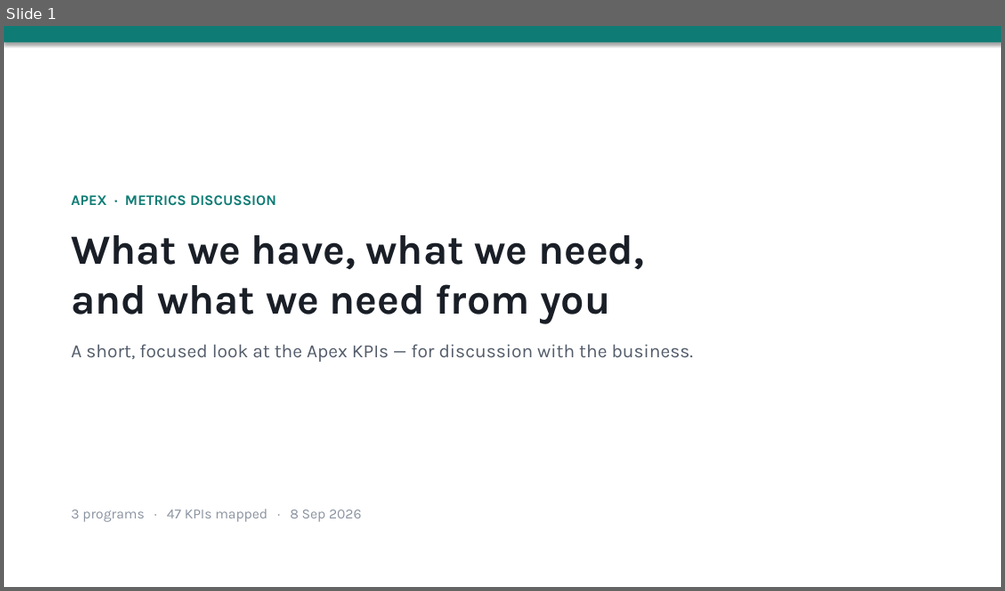
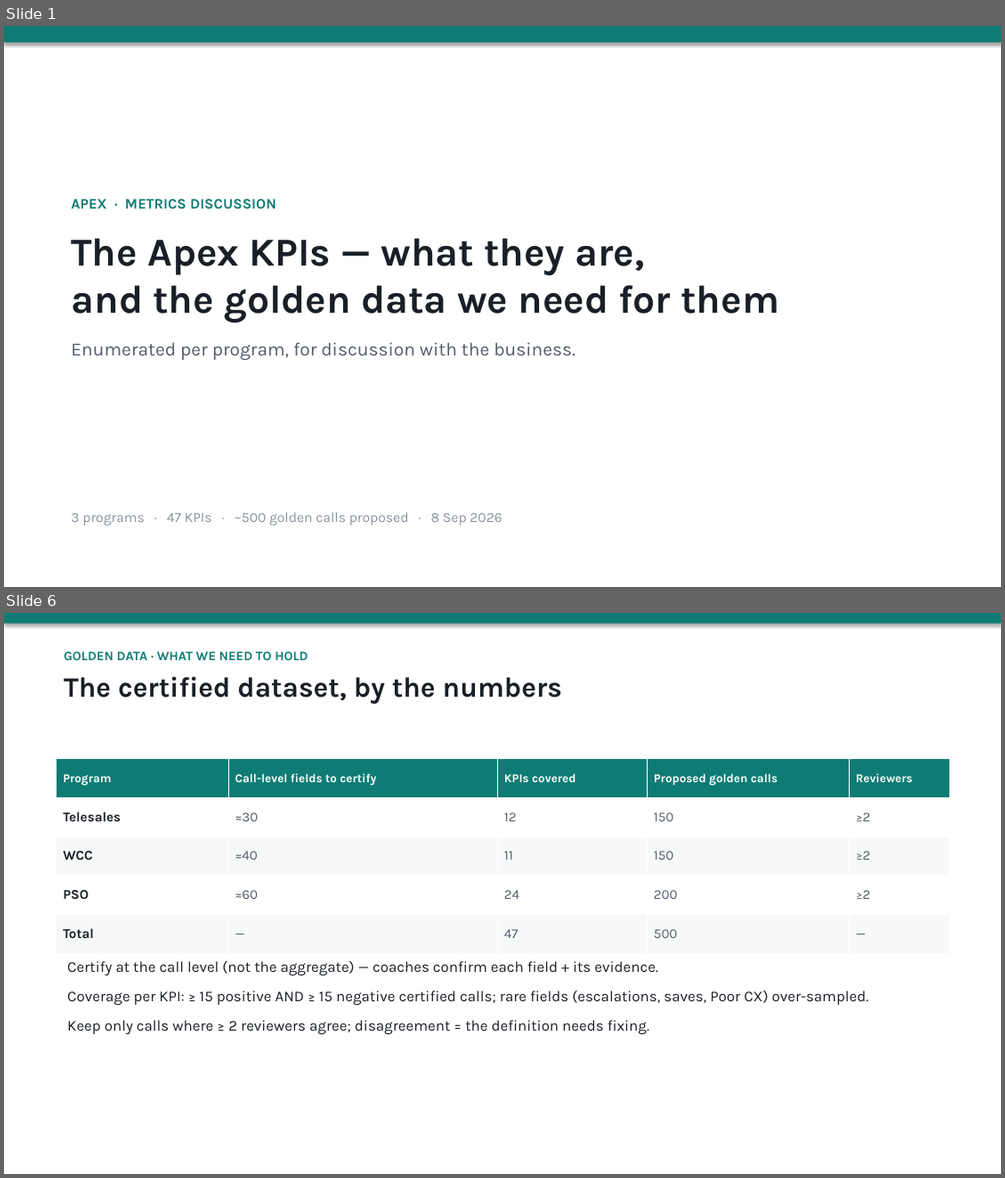
Before and after one commit to shyamanugu/LLMOps, a slide deck: usecases/ai_pipeline 2/docs/Apex_Metrics_Discussion.pptx. Shown one above the other, each under a label of ours: slide 1 before the commit, slides 1 and 6 after it; the slides between them are not shown. The pictures are 1005x591 and 1005x1178 pixels, drawn with LibreOffice and Linux fonts; fonts in the diff are those of the drawing. Boxes give left, top, right and bottom in pixels: in the first picture for what was removed or moved away, otherwise in the second. Text is boxed around its words. In the diff, an @@ line names an element or a change of style, - is before the commit and + after.

```diff
--- a/usecases/ai_pipeline 2/docs/Apex_Metrics_Discussion.pptx
+++ b/usecases/ai_pipeline 2/docs/Apex_Metrics_Discussion.pptx
@@ slide 6 added at (4, 613, 1001, 1174), background #FFFFFF @@
@@ rectangle added at (4, 613, 1001, 624), fill #0E7C74 @@
@@ text added at (64, 651, 562, 704), 27 pt, text #1A1F27, bold @@
+GOLDEN DATA · WHAT WE NEED TO HOLD
+The certified dataset, by the numbers
@@ table added at (57, 759, 950, 953), 5 rows, 5 columns @@
+Program | Call-level fields to certify | KPIs covered | Proposed golden calls | Reviewers
+Telesales | ≈30 | 12 | 150 | ≥2
+WCC | ≈40 | 11 | 150 | ≥2
+PSO | ≈60 | 24 | 200 | ≥2
+Total | — | 47 | 500 | —
@@ text added at (67, 961, 869, 1034), 14.5 pt, text #1A1F27 @@
+Certify at the call level (not the aggregate) — coaches confirm each field + its evidence.
+Coverage per KPI: ≥ 15 positive AND ≥ 15 negative certified calls; rare fields (escalations, saves, Poor CX) over-sampled.
+Keep only calls where ≥ 2 reviewers agree; disagreement = the definition needs fixing.
@@ slide 1 changed as well @@
@@ text at (71, 238, 780, 360): text changed; size 18 to 38 pt; text colour #535C6A to #1A1F27; bold on @@
-What we have, what we need,
-and what we need from you
-A short, focused look at the Apex KPIs — for discussion with the business.
+The Apex KPIs — what they are,
+and the golden data we need for them
+Enumerated per program, for discussion with the business.
@@ text at (71, 512, 502, 525): text changed @@
-3 programs · 47 KPIs mapped · 8 Sep 2026
+3 programs · 47 KPIs · ~500 golden calls proposed · 8 Sep 2026
```
Also in this commit, not shown: 2 other slides changed, 5 other slides added, 5 slides removed.
